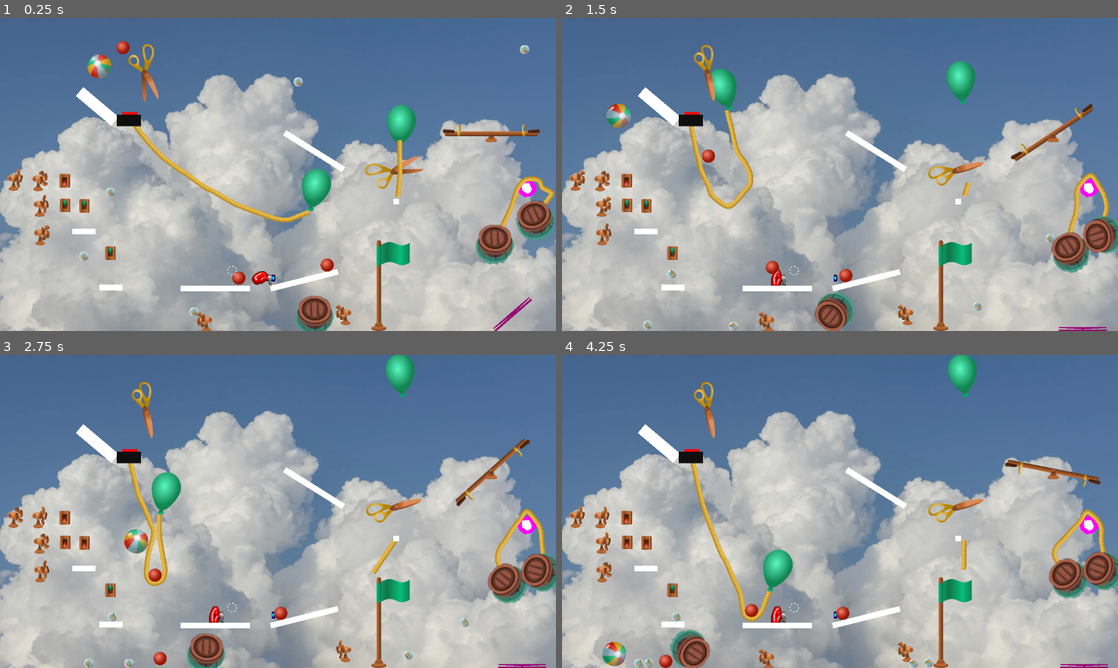
Above: before the commit, frames 1-4 (two rows, left to right).
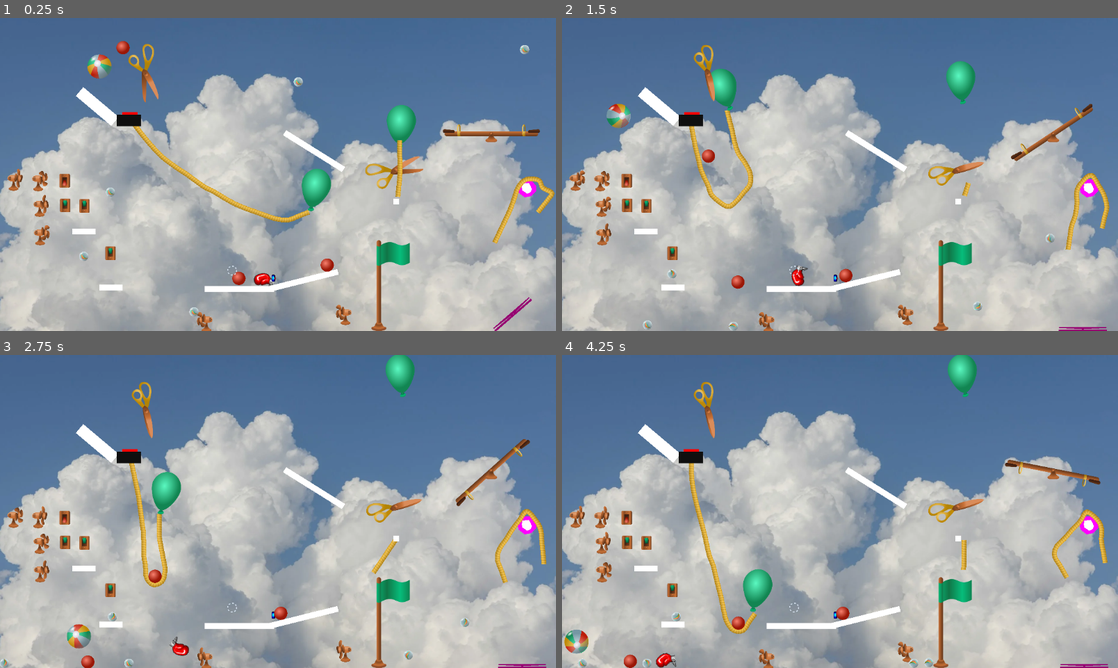
Above: after the commit, the same moments.

Repository: lechaosx/jam-at-fit-vol-2
Game: Godot game, scene res://world.tscn
Same seed, same stepped clock (60 frames per second), same inputs: the game is played once before the commit and once after it. This scene is started directly instead of the project's main scene.
Inputs (mouse positions are in pixels of both pictures, inside the frame that each line leads up to):
- Up to frame 1 (0.25 s): no input
- Up to frame 2 (1.5 s): move the mouse to (962, 158) at 0.52 s; click (962, 158) at 0.67 s; move the mouse to (728, 190) at 1.27 s; click (728, 190) at 1.42 s
- Up to frame 3 (2.75 s): move the mouse to (333, 442) at 2.02 s; click (333, 442) at 2.17 s
- Up to frame 4 (4.25 s): move the mouse to (812, 574) at 2.77 s; click (812, 574) at 2.92 s; move the mouse to (1006, 558) at 3.52 s; click (1006, 558) at 3.67 s

The runs differ from the first frame. In frame 1, 2.3% of the frame differs, in the area x 32-100%, y 58-100%; in frame 2, 2.6%; in frame 3, 3.6%; in frame 4, 5.3%, in the area x 0-100%, y 30-100%.

Commit message:
boxerka refactor

Diff:
--- a/godot/boxer/boxer.gd
+++ b/godot/boxer/boxer.gd
@@ -6,10 +6,14 @@
 var is_punched: bool = false
 
 func trigger_me() -> void:
-	print_debug("boxer/PUNCH >> >> >> ...")
-	is_punched = true
-	aplayer.play("moveToPunch")
-	pass
+	if not is_punched:
+
+		print_debug("boxer/PUNCH >> >> >> ...")
+		is_punched = true
+		$"go-go-push-me".freeze = false
+		$"go-go-push-me".apply_central_impulse(Vector2.LEFT.rotated(global_rotation) * 1000)
+	#	aplayer.play("moveToPunch")
+		pass
 
 func _on_area_2d_body_entered(body: Node2D) -> void:
 	if is_punched:
--- a/godot/boxer/boxer.tscn
+++ b/godot/boxer/boxer.tscn
@@ -1,117 +1,8 @@
-[gd_scene load_steps=11 format=3 uid="uid://bsvhv4tgo5ae0"]
+[gd_scene load_steps=7 format=3 uid="uid://bsvhv4tgo5ae0"]
 
 [ext_resource type="Script" uid="uid://64iatd7iwh7x" path="res://boxer/boxer.gd" id="1_2j1l5"]
 [ext_resource type="Texture2D" uid="uid://dahfdujx80p4x" path="res://boxer/boxer-1.png" id="1_inhgc"]
-[ext_resource type="Texture2D" uid="uid://bris4lp4rqpfo" path="res://boxer/boxer-2.png" id="2_2j1l5"]
 [ext_resource type="Texture2D" uid="uid://dp810xvrt8jke" path="res://boxer/boxer-0.png" id="3_226rx"]
-
-[sub_resource type="Animation" id="Animation_226rx"]
-length = 0.001
-tracks/0/type = "value"
-tracks/0/imported = false
-tracks/0/enabled = true
-tracks/0/path = NodePath(".:position:x")
-tracks/0/interp = 1
-tracks/0/loop_wrap = true
-tracks/0/keys = {
-"times": PackedFloat32Array(0),
-"transitions": PackedFloat32Array(1),
-"update": 1,
-"values": [-24.0]
-}
-tracks/1/type = "value"
-tracks/1/imported = false
-tracks/1/enabled = true
-tracks/1/path = NodePath(".:visible")
-tracks/1/interp = 1
-tracks/1/loop_wrap = true
-tracks/1/keys = {
-"times": PackedFloat32Array(0),
-"transitions": PackedFloat32Array(1),
-"update": 1,
-"values": [true]
-}
-tracks/2/type = "value"
-tracks/2/imported = false
-tracks/2/enabled = true
-tracks/2/path = NodePath("../glove-end:visible")
-tracks/2/interp = 1
-tracks/2/loop_wrap = true
-tracks/2/keys = {
-"times": PackedFloat32Array(0),
-"transitions": PackedFloat32Array(1),
-"update": 1,
-"values": [false]
-}
-tracks/3/type = "value"
-tracks/3/imported = false
-tracks/3/enabled = true
-tracks/3/path = NodePath("../go-go-push-me/CollisionShape2D:position:x")
-tracks/3/interp = 1
-tracks/3/loop_wrap = true
-tracks/3/keys = {
-"times": PackedFloat32Array(0),
-"transitions": PackedFloat32Array(1),
-"update": 1,
-"values": [-28.999998]
-}
-
-[sub_resource type="Animation" id="Animation_2j1l5"]
-resource_name = "moveToPunch"
-tracks/0/type = "value"
-tracks/0/imported = false
-tracks/0/enabled = true
-tracks/0/path = NodePath(".:position:x")
-tracks/0/interp = 1
-tracks/0/loop_wrap = true
-tracks/0/keys = {
-"times": PackedFloat32Array(0, 1),
-"transitions": PackedFloat32Array(1, 1),
-"update": 0,
-"values": [-24.0, -124.0]
-}
-tracks/1/type = "value"
-tracks/1/imported = false
-tracks/1/enabled = true
-tracks/1/path = NodePath(".:visible")
-tracks/1/interp = 1
-tracks/1/loop_wrap = true
-tracks/1/keys = {
-"times": PackedFloat32Array(0, 1),
-"transitions": PackedFloat32Array(1, 1),
-"update": 1,
-"values": [true, false]
-}
-tracks/2/type = "value"
-tracks/2/imported = false
-tracks/2/enabled = true
-tracks/2/path = NodePath("../glove-end:visible")
-tracks/2/interp = 1
-tracks/2/loop_wrap = true
-tracks/2/keys = {
-"times": PackedFloat32Array(0, 1),
-"transitions": PackedFloat32Array(1, 1),
-"update": 1,
-"values": [false, true]
-}
-tracks/3/type = "value"
-tracks/3/imported = false
-tracks/3/enabled = true
-tracks/3/path = NodePath("../go-go-push-me/CollisionShape2D:position:x")
-tracks/3/interp = 1
-tracks/3/loop_wrap = true
-tracks/3/keys = {
-"times": PackedFloat32Array(0, 1),
-"transitions": PackedFloat32Array(1, 1),
-"update": 0,
-"values": [-28.999998, -118.0]
-}
-
-[sub_resource type="AnimationLibrary" id="AnimationLibrary_226rx"]
-_data = {
-&"RESET": SubResource("Animation_226rx"),
-&"moveToPunch": SubResource("Animation_2j1l5")
-}
 
 [sub_resource type="RectangleShape2D" id="RectangleShape2D_om1ag"]
 size = Vector2(5, 16)
@@ -126,34 +17,22 @@
 [node name="Boxer" type="Node2D"]
 script = ExtResource("1_2j1l5")
 
-[node name="AnimationPlayer" type="AnimationPlayer" parent="."]
-root_node = NodePath("../globe-start")
-libraries = {
-&"": SubResource("AnimationLibrary_226rx")
-}
-speed_scale = 5.0
-
-[node name="globe-start" type="Sprite2D" parent="."]
-position = Vector2(-24, 1)
-texture = ExtResource("1_inhgc")
-
-[node name="glove-end" type="Sprite2D" parent="."]
-visible = false
-position = Vector2(-118, 4)
-texture = ExtResource("2_2j1l5")
-
 [node name="no-go" type="CharacterBody2D" parent="."]
 
 [node name="CollisionShape2D" type="CollisionShape2D" parent="no-go"]
 position = Vector2(-1.5, 0)
 shape = SubResource("RectangleShape2D_om1ag")
 
-[node name="go-go-push-me" type="StaticBody2D" parent="."]
+[node name="go-go-push-me" type="RigidBody2D" parent="."]
 
 [node name="CollisionShape2D" type="CollisionShape2D" parent="go-go-push-me"]
-position = Vector2(-28.999998, -9.536743e-07)
+position = Vector2(-28.999985, -9.536743e-07)
 rotation = 1.0053097
 shape = SubResource("CapsuleShape2D_2j1l5")
+
+[node name="globe-start" type="Sprite2D" parent="go-go-push-me"]
+position = Vector2(-24, 1)
+texture = ExtResource("1_inhgc")
 
 [node name="trigger" type="Sprite2D" parent="."]
 texture = ExtResource("3_226rx")
--- a/godot/world.tscn
+++ b/godot/world.tscn
@@ -133,6 +133,7 @@
 position = Vector2(1018, 240)
 
 [node name="Barrel2" parent="." instance=ExtResource("16_2u3nc")]
+visible = false
 position = Vector2(656, 589)
 
 [node name="Trampoline" parent="." instance=ExtResource("17_udxuc")]
@@ -149,9 +150,11 @@
 attach_body_b = NodePath("../Barrel")
 
 [node name="Barrel" parent="." instance=ExtResource("16_2u3nc")]
+visible = false
 position = Vector2(1026, 442)
 
 [node name="Barrel3" parent="." instance=ExtResource("16_2u3nc")]
+visible = false
 position = Vector2(1131, 393)
 
 [editable path="Switch"]
--- a/godot/xhonza/xhonza.tscn
+++ b/godot/xhonza/xhonza.tscn
@@ -1,10 +1,10 @@
 [gd_scene load_steps=8 format=3 uid="uid://v5fwyu2cxtmc"]
 
-[ext_resource type="Script" uid="uid://c0olvnbmjpn82" path="res://xhonza/xhonza.gd" id="1_20xof"]
+[ext_resource type="Script" path="res://xhonza/xhonza.gd" id="1_20xof"]
 [ext_resource type="PackedScene" uid="uid://0bjmgokmgvxr" path="res://electric_fan/electric_fan.tscn" id="1_bxg7w"]
 [ext_resource type="PackedScene" uid="uid://c7e24p47rwu63" path="res://electric_switch/electric_switch.tscn" id="2_uabyj"]
 [ext_resource type="PackedScene" uid="uid://b0t6hh2jmsrdr" path="res://marble.tscn" id="3_1a25x"]
-[ext_resource type="PackedScene" uid="uid://bqa5lhjbjxeho" path="res://obstacles/long.tscn" id="4_r03xa"]
+[ext_resource type="PackedScene" uid="uid://bqa5lhjbjxeho" path="res://placeables/obstacles/long.tscn" id="4_r03xa"]
 [ext_resource type="PackedScene" uid="uid://bsvhv4tgo5ae0" path="res://boxer/boxer.tscn" id="6_6sn2h"]
 [ext_resource type="PackedScene" uid="uid://dpg8nm3qigpt0" path="res://bouncy_ball.tscn" id="7_eyf6f"]
 
@@ -74,7 +74,7 @@
 scale = Vector2(3, 1)
 
 [node name="Long2" parent="boxer" instance=ExtResource("4_r03xa")]
-position = Vector2(425, 271)
+position = Vector2(475, 272)
 scale = Vector2(3, 1)
 
 [node name="ElectricFan" parent="boxer" instance=ExtResource("1_bxg7w")]
